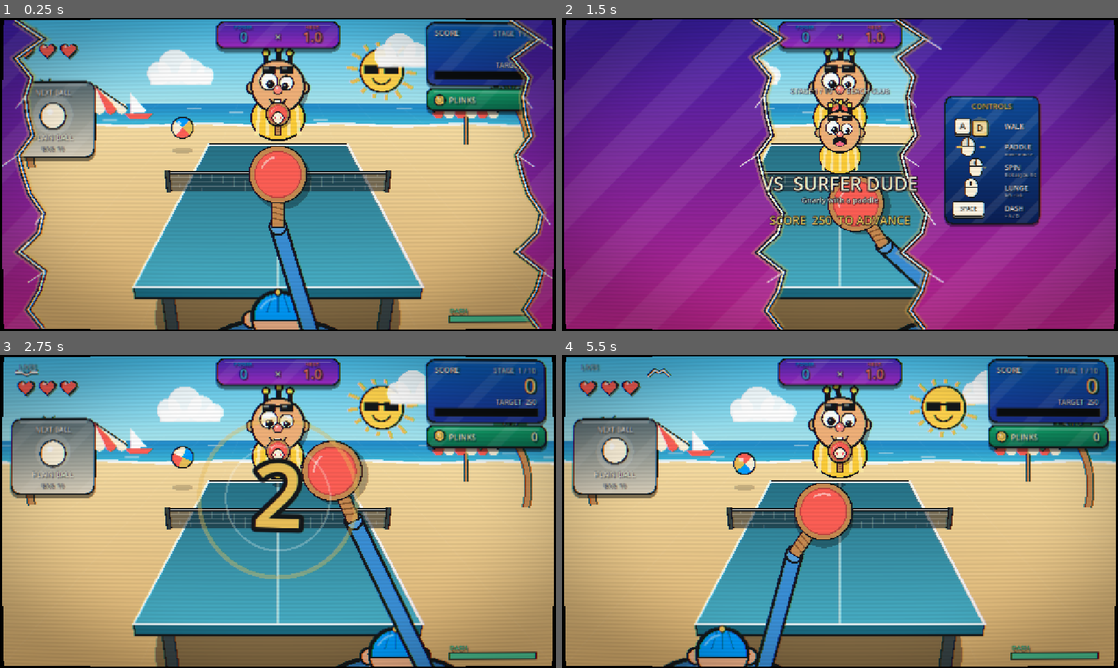
Above: before the commit, frames 1-4 (two rows, left to right).
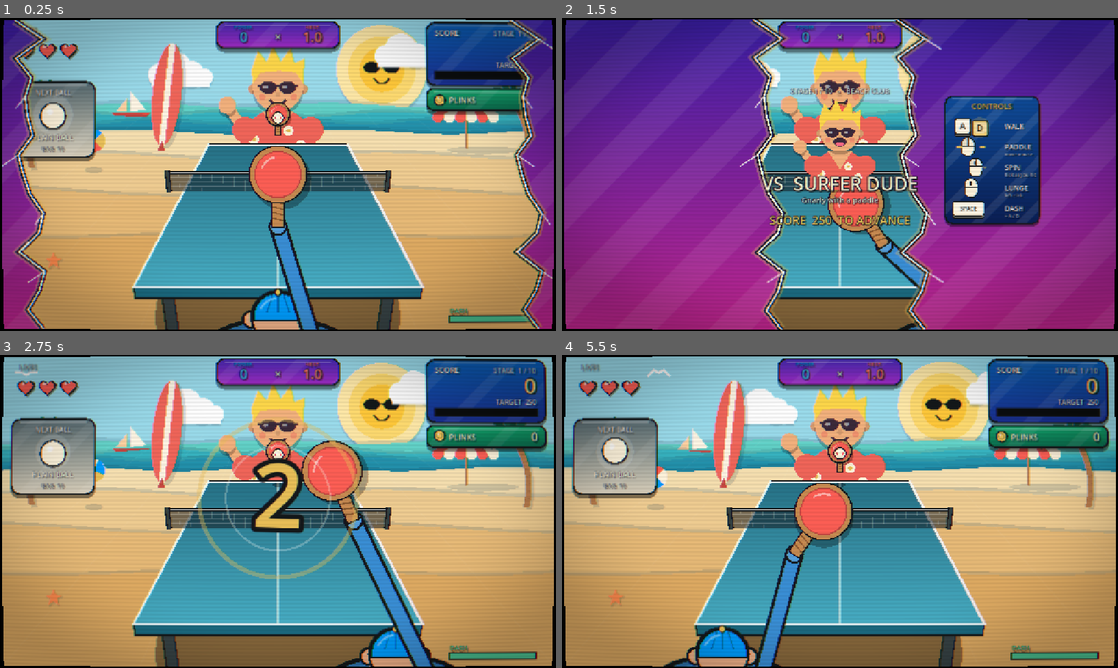
Above: after the commit, the same moments.

Repository: happsie/RoguePong
Game: Godot game, scene res://scenes/main.tscn
Same seed, same stepped clock (60 frames per second), same inputs: the game is played once before the commit and once after it.
Inputs (mouse positions are in pixels of both pictures, inside the frame that each line leads up to):
- Up to frame 1 (0.25 s): no input
- Up to frame 2 (1.5 s): tap Enter at 0.5, 0.6 s; move the mouse to (962, 158) at 0.52 s; hold D 0.53-1.25 s; click (962, 158) at 0.67 s; tap Space at 0.77, 1.07 s; drag from (728, 190) to (812, 237) at 1.27 s
- Up to frame 3 (2.75 s): move the mouse to (333, 442) at 2.02 s; hold D from 2.03 s (still down); tap Enter at 2.1 s
- Up to frame 4 (5.5 s): release D at 2.75 s; drag from (812, 574) to (673, 464) at 2.77 s; move the mouse to (1006, 558) at 3.52 s; hold A 3.53-4.25 s; tap Enter at 3.6, 5.1 s; tap Space at 3.77, 4.07 s; drag from (673, 464) to (756, 433) at 4.27 s; move the mouse to (867, 511) at 5.02 s; hold A from 5.03 s (still down); click (867, 511) at 5.17 s

The runs differ from the first frame. In frame 1, 23% of the frame differs, in the area x 3-95%, y 0-82%; in frame 2, 6.8%; in frame 3, 24%; in frame 4, 25%, in the area x 0-100%, y 0-82%.

Commit message:
Paper-cut art for the Beach Club and the Surfer Dude
Flat layered beach with soft shadows, and a new 'surfer' costume in Art.goof.

Co-Authored-By: Claude Sonnet 5.5 <noreply@anthropic.com>

Diff:
--- a/scripts/art.gd
+++ b/scripts/art.gd
@@ -150,6 +150,9 @@
 	var c := pos + Vector2(0, sin(t * 3.0 + pos.x) * 3.0)
 	var squash := 1.0 + sin(t * 6.0) * 0.03
 	var bc := c + Vector2(0, r * 1.25)
+	if acc == "surfer":
+		_surfer(ci, c, r, ch, look, mood, t)
+		return
 	if acc == "vampire":
 		var cape := PackedVector2Array([c + Vector2(-r * 1.55, r * 2.3), c + Vector2(-r * 0.95, r * 0.2), c + Vector2(r * 0.95, r * 0.2), c + Vector2(r * 1.55, r * 2.3)])
 		ci.draw_colored_polygon(cape, INK)
@@ -318,6 +321,74 @@
 		ci.draw_rect(Rect2(c.x - r * 0.66, c.y + r * 1.1, r * 1.32, r * 0.1), Color("c9d3e0"))
 
 
+static func _limb(ci: CanvasItem, a: Vector2, b: Vector2, w: float, col: Color) -> void:
+	ci.draw_line(a, b, col, w)
+	ci.draw_circle(a, w * 0.5, col)
+	ci.draw_circle(b, w * 0.5, col)
+
+
+## Paper-cut Surfer Dude: flat pieces with a soft shadow, no outlines, round mitten hands. `c` is the head
+## centre and `r` the head radius. The paddle arm is drawn by the world view, so only the waving arm is here.
+static func _surfer(ci: CanvasItem, c: Vector2, r: float, ch: Dictionary, look: Vector2, mood: float, t: float) -> void:
+	var skin: Color = ch.skin
+	var skin_dark := skin.darkened(0.12)
+	var shirt: Color = ch.shirt
+	var hair: Color = ch.hair
+	var shade := Color(0, 0, 0, 0.24)
+	var dark := Color("3b2a3a")
+	var sh := Vector2(0, r * 0.15)
+	# waving arm, plain round hand
+	var lh := c + Vector2(-r * 2.0, r * 0.65 + sin(t * 5.0) * r * 0.1)
+	_limb(ci, c + Vector2(-r * 1.3, r * 1.75) + sh, lh + sh, r * 0.4, shade)
+	_limb(ci, c + Vector2(-r * 1.3, r * 1.75), lh, r * 0.4, skin)
+	ci.draw_circle(lh + sh, r * 0.34, shade)
+	ci.draw_circle(lh, r * 0.34, skin)
+	# neck and torso
+	ci.draw_rect(Rect2(c.x - r * 0.28, c.y + r * 0.7, r * 0.56, r * 0.5), skin_dark)
+	var torso := PackedVector2Array([c + Vector2(-r * 1.55, r * 2.9), c + Vector2(-r * 1.4, r * 1.6), c + Vector2(-r * 0.6, r), c + Vector2(r * 0.6, r), c + Vector2(r * 1.4, r * 1.6), c + Vector2(r * 1.55, r * 2.9)])
+	var torso_sh := PackedVector2Array()
+	for p in torso:
+		torso_sh.append(p + sh)
+	ci.draw_colored_polygon(torso_sh, shade)
+	ci.draw_colored_polygon(torso, shirt)
+	ci.draw_colored_polygon(PackedVector2Array([c + Vector2(-r * 0.6, r), c + Vector2(r * 0.6, r), c + Vector2(0, r * 1.9)]), skin)
+	for f in [Vector2(-0.95, 2.1), Vector2(0.9, 2.3), Vector2(-0.35, 2.6), Vector2(0.4, 1.75)]:
+		ci.draw_circle(c + f * r, r * 0.2, CREAM)
+		ci.draw_circle(c + f * r, r * 0.08, GOLD)
+	ci.draw_circle(c + Vector2(-r * 1.3, r * 1.7), r * 0.5, shirt)
+	ci.draw_circle(c + Vector2(r * 1.3, r * 1.7), r * 0.5, shirt)
+	# ears and head
+	for s in [-1.0, 1.0]:
+		ci.draw_circle(c + Vector2(s * r * 0.97, r * 0.1), r * 0.2, skin_dark)
+	ci.draw_circle(c + sh, r, shade)
+	ci.draw_circle(c, r, skin)
+	# bleached swoosh of hair
+	var hp := PackedVector2Array()
+	for p in [Vector2(-1.0, -0.1), Vector2(-1.05, -0.65), Vector2(-0.8, -1.4), Vector2(-0.45, -0.95), Vector2(-0.2, -1.65), Vector2(0.1, -1.0), Vector2(0.5, -1.55), Vector2(0.65, -0.9), Vector2(1.05, -1.1), Vector2(1.0, -0.1), Vector2(0.7, -0.55), Vector2(0.05, -0.62), Vector2(-0.7, -0.55)]:
+		hp.append(c + p * r + Vector2(0, sin(t * 4.0 + p.x * 3.0) * r * 0.03 if p.y < -0.9 else 0.0))
+	ci.draw_colored_polygon(hp, hair)
+	# sunglasses: one bar, two lenses, glints that slide towards the ball
+	var d := (look - c).limit_length(80.0) / 80.0
+	ci.draw_line(c + Vector2(-r * 0.8, -r * 0.02), c + Vector2(r * 0.8, -r * 0.02), dark, r * 0.1)
+	for s in [-1.0, 1.0]:
+		var lens := c + Vector2(s * r * 0.38, r * 0.04)
+		ellipse(ci, lens, r * 0.33, r * 0.25, dark)
+		ellipse(ci, lens + Vector2(-r * 0.12, -r * 0.08) + d * r * 0.07, r * 0.1, r * 0.06, Color(1, 1, 1, 0.55))
+	# nose, cheeks and mouth
+	ci.draw_circle(c + Vector2(0, r * 0.33), r * 0.11, skin_dark)
+	for s in [-1.0, 1.0]:
+		ci.draw_circle(c + Vector2(s * r * 0.62, r * 0.42), r * 0.13, Color(0.94, 0.4, 0.35, 0.4))
+	var m := c + Vector2(0, r * 0.52)
+	if mood > 0.2:
+		ellipse(ci, m, r * 0.34, r * 0.22, dark)
+		ellipse(ci, m + Vector2(0, r * 0.1), r * 0.2, r * 0.1, Color("ff6b8a"))
+	elif mood < -0.2:
+		ellipse(ci, m + Vector2(0, r * 0.1), r * 0.18, r * 0.24 + sin(t * 30.0) * 2.0, dark)
+		ci.draw_circle(c + Vector2(r * 0.8, -r * 0.5), r * 0.1, BLUE.lightened(0.5))
+	else:
+		ci.draw_arc(c + Vector2(0, r * 0.38), r * 0.34, deg_to_rad(27), deg_to_rad(153), 12, dark, r * 0.09)
+
+
 ## Round character token. `flip` is the way it faces (+1 right, -1 left); `kind` 0 = headband, 1 = cap.
 static func token(ci: CanvasItem, pos: Vector2, r: float, col: Color, look: Vector2, mood: float, kind: int, flip: float, t: float) -> void:
 	var c := pos + Vector2(0, sin(t * 3.0 + pos.x) * 3.0)
--- a/scripts/roster.gd
+++ b/scripts/roster.gd
@@ -7,7 +7,7 @@
 const STAGES := [
 	{
 		"name": "Surfer Dude", "title": "Gnarly with a paddle", "setting": 0, "target": 250, "diff": 0.0,
-		"skin": Color("f2b27a"), "shirt": Color("ffcf3a"), "hair": Color("ffe14d"), "acc": "shades",
+		"skin": Color("f4b27e"), "shirt": Color("f2665a"), "hair": Color("ffd84a"), "acc": "surfer",
 	},
 	{
 		"name": "Lifeguard Larry", "title": "Rescues balls, not points", "setting": 0, "target": 500, "diff": 0.1, "boss": true,
--- a/scripts/scenery.gd
+++ b/scripts/scenery.gd
@@ -50,99 +50,159 @@
 
 
 # ---------------------------------------------------------------- beach club
+# Paper-cut style: flat shapes, no outlines, each layer casts a soft shadow on the one behind it.
+
+const PAPER_SKY := Color("9bdcec")
+const PAPER_SHADOW := Color(0.05, 0.2, 0.3, 0.16)
+
+
+static func _quad(a: Vector2, b: Vector2, c: Vector2, f: float) -> Vector2:
+	return a * (1.0 - f) * (1.0 - f) + b * 2.0 * (1.0 - f) * f + c * f * f
+
+
+## A wavy-topped paper band reaching the bottom of the screen, with a shadow cast up onto the layer behind.
+static func _layer(ci: CanvasItem, y: float, amp: float, wl: float, ph: float, col: Color) -> void:
+	var top := PackedVector2Array()
+	for i in 69:
+		var x := -40.0 + i * 20.0
+		top.append(Vector2(x, y + sin(x / wl + ph) * amp))
+	var shadow := PackedVector2Array()
+	for p in top:
+		shadow.append(p - Vector2(0, 7))
+	shadow.append(Vector2(1320, 770))
+	shadow.append(Vector2(-40, 770))
+	ci.draw_colored_polygon(shadow, PAPER_SHADOW)
+	top.append(Vector2(1320, 770))
+	top.append(Vector2(-40, 770))
+	ci.draw_colored_polygon(top, col)
+
+
+static func _paper_cloud(ci: CanvasItem, p: Vector2, s: float) -> void:
+	_cloud(ci, p + Vector2(0, 6), s, PAPER_SHADOW)
+	_cloud(ci, p, s, Color.WHITE)
+
 
 static func _beach(ci: CanvasItem, t: float) -> void:
-	grad(ci, -40, 250, Color("2fb4e9"), Color("c4f1f0"))
-	# a sun in sunglasses
-	var sun := Vector2(880, 120)
-	for i in 14:
-		var a := TAU * i / 14.0 + t * 0.3
-		var d := Vector2(cos(a), sin(a))
-		ci.draw_line(sun + d * 56.0, sun + d * (74.0 + sin(t * 3.0 + i) * 8.0), Art.GOLD, 8.0)
-	ci.draw_circle(sun, 52, Art.INK)
-	ci.draw_circle(sun, 48, Color("ffd34d"))
-	ci.draw_rect(Rect2(sun.x - 40, sun.y - 14, 34, 22), Art.INK)
-	ci.draw_rect(Rect2(sun.x + 6, sun.y - 14, 34, 22), Art.INK)
-	ci.draw_line(sun + Vector2(-8, -8), sun + Vector2(8, -8), Art.INK, 4.0)
-	ci.draw_arc(sun + Vector2(0, 10), 22.0, deg_to_rad(20), deg_to_rad(160), 12, Art.INK, 4.0)
-	_drift_clouds(ci, t, Color(1, 1, 1, 0.9), 70.0, 3)
-	# sea with a little sailboat
-	grad(ci, 196, 252, Color("1d86c9"), Color("45c3dd"))
+	ci.draw_rect(Rect2(-40, -40, 1360, 800), PAPER_SKY)
+	# a sun in sunglasses, made of paper rings
+	var sun := Vector2(880, 118)
+	var pulse := sin(t * 1.4) * 2.0
+	ci.draw_circle(sun + Vector2(0, 7), 104.0 + pulse, PAPER_SHADOW)
+	ci.draw_circle(sun, 104.0 + pulse, Color("ffe9a8"))
+	ci.draw_circle(sun, 78.0 + pulse * 0.6, Color("ffdb70"))
+	ci.draw_circle(sun, 52.0, Color("ffc83a"))
+	Art.ellipse(ci, sun + Vector2(-23, -5), 19.0, 13.0, Art.INK)
+	Art.ellipse(ci, sun + Vector2(23, -5), 19.0, 13.0, Art.INK)
+	ci.draw_rect(Rect2(sun.x - 6, sun.y - 9, 12, 4), Art.INK)
+	ci.draw_arc(sun + Vector2(0, 14), 18.0, deg_to_rad(20), deg_to_rad(160), 12, Art.INK, 4.0)
+	for k in 3:
+		var x := fposmod(t * (7.0 + k * 3.0) + k * 520.0, 1500.0) - 120.0
+		_paper_cloud(ci, Vector2(x, 70.0 + (k % 2) * 40.0 + h(k * 3.0) * 20.0), 0.95 + h(k + 1.0) * 0.5)
+	# the sea in three turquoise bands, with a little sailboat
+	_layer(ci, 200, 5, 70, t * 0.8, Color("62d2c8"))
 	var bob := sin(t * 1.5) * 3.0
-	ci.draw_colored_polygon(PackedVector2Array([Vector2(300, 218 + bob), Vector2(300, 170 + bob), Vector2(338, 214 + bob)]), Color.WHITE)
-	ci.draw_colored_polygon(PackedVector2Array([Vector2(286, 218 + bob), Vector2(352, 218 + bob), Vector2(340, 230 + bob), Vector2(298, 230 + bob)]), Art.RED)
-	for i in 16:
-		var x := fposmod(i * 97.0 + t * 20.0, 1400.0) - 60.0
-		var y := 208.0 + (i % 5) * 9.0
-		ci.draw_line(Vector2(x, y), Vector2(x + 34, y), Color(1, 1, 1, 0.45), 3.0)
-	# sand with a foamy edge
-	grad(ci, 246, 760, Color("f6dca2"), Color("d6aa68"))
-	var foam := PackedVector2Array()
-	for i in 41:
-		foam.append(Vector2(-40 + i * 34.0, 246.0 + sin(t * 2.0 + i * 0.7) * 3.0))
-	ci.draw_polyline(foam, Color(1, 1, 1, 0.9), 6.0)
-	# deckchair umbrella and a bouncing beach ball
-	_umbrella(ci, Vector2(215, 280), t)
-	_umbrella(ci, Vector2(1075, 290), t + 2.0)
-	_beach_ball(ci, Vector2(420, 300 - absf(sin(t * 3.0)) * 70.0), t)
+	ci.draw_colored_polygon(PackedVector2Array([Vector2(300, 214 + bob), Vector2(300, 166 + bob), Vector2(336, 210 + bob)]), Color("fff6e5"))
+	ci.draw_colored_polygon(PackedVector2Array([Vector2(292, 214 + bob), Vector2(266, 214 + bob), Vector2(292, 182 + bob)]), Color("ffd2a0"))
+	ci.draw_colored_polygon(PackedVector2Array([Vector2(256, 216 + bob), Vector2(346, 216 + bob), Vector2(334, 229 + bob), Vector2(268, 229 + bob)]), Color("e5483e"))
+	_layer(ci, 222, 6, 60, t * 1.0 + 2.0, Color("37b3c0"))
+	_layer(ci, 240, 5, 52, t * 1.2 + 4.0, Color("2392ad"))
+	# sand in four warm bands
+	_layer(ci, 262, 5, 80, t * 0.6 + 1.0, Color("f7e0b0"))
+	_layer(ci, 318, 8, 110, 3.0, Color("f0cd92"))
+	_layer(ci, 400, 10, 140, 5.0, Color("e8bb78"))
+	_layer(ci, 500, 8, 160, 1.0, Color("dfab63"))
+	_surfboard(ci, Vector2(372, 292))
+	_umbrella(ci, Vector2(1075, 300), t)
 	_palm(ci, Vector2(70, 345), 1.0, t, 0.62)
 	_palm(ci, Vector2(1215, 350), -1.0, t + 1.0, 0.62)
+	_starfish(ci, Vector2(120, 560))
+	_beach_ball(ci, Vector2(215, 330 - absf(sin(t * 3.0)) * 70.0), t)
 	# seagull
 	var gx := fposmod(t * 60.0, 1500.0) - 110.0
 	var gy := 52.0 + sin(t * 2.0) * 14.0
 	var w := sin(t * 10.0) * 9.0
-	var wing := PackedVector2Array([Vector2(gx - 26, gy - w), Vector2(gx - 11, gy - 6), Vector2(gx, gy), Vector2(gx + 11, gy - 6), Vector2(gx + 26, gy - w)])
-	ci.draw_polyline(wing, Art.INK, 8.0)
-	ci.draw_polyline(wing, Color.WHITE, 4.0)
+	ci.draw_polyline(PackedVector2Array([Vector2(gx - 26, gy - w), Vector2(gx - 11, gy - 6), Vector2(gx, gy), Vector2(gx + 11, gy - 6), Vector2(gx + 26, gy - w)]), Color.WHITE, 5.0)
+
+
+## A surfboard stuck upright in the sand; `base` is where the tip meets the sand.
+static func _surfboard(ci: CanvasItem, base: Vector2) -> void:
+	ci.draw_set_transform(base + Vector2(8, 6), 0.1, Vector2.ONE)
+	Art.ellipse(ci, Vector2(0, -118), 34.0, 120.0, PAPER_SHADOW)
+	ci.draw_set_transform(base, 0.1, Vector2.ONE)
+	Art.ellipse(ci, Vector2(0, -118), 34.0, 120.0, Color("f2665a"))
+	ci.draw_rect(Rect2(-7, -236, 14, 236), Color("fff6e5"))
+	ci.draw_colored_polygon(PackedVector2Array([Vector2(0, -10), Vector2(-9, 14), Vector2(9, 14)]), Color("c94a40"))
+	ci.draw_set_transform(Vector2.ZERO, 0.0, Vector2.ONE)
+
+
+static func _starfish(ci: CanvasItem, p: Vector2) -> void:
+	var pts := PackedVector2Array()
+	for i in 10:
+		var a := -PI * 0.5 + i * PI / 5.0
+		pts.append(p + Vector2(cos(a), sin(a)) * (9.0 if i % 2 == 1 else 22.0))
+	var shadow := PackedVector2Array()
+	for q in pts:
+		shadow.append(q + Vector2(3, 4))
+	ci.draw_colored_polygon(shadow, PAPER_SHADOW)
+	ci.draw_colored_polygon(pts, Color("ff8a4d"))
 
 
 static func _umbrella(ci: CanvasItem, base: Vector2, t: float) -> void:
 	var sway := sin(t * 1.2) * 2.0
 	var top := base + Vector2(sway, -118)
-	ci.draw_line(base, top, Art.INK, 9.0)
-	ci.draw_line(base, top, Art.WOOD, 5.0)
+	Art.ellipse(ci, base + Vector2(40, 4), 84.0, 9.0, PAPER_SHADOW)
+	ci.draw_line(base, top, Color("b97c4c"), 6.0)
 	for i in 6:
 		var x0 := base.x - 78.0 + i * 26.0
-		var tri := PackedVector2Array([top + Vector2(0, -8), Vector2(x0, top.y + 46), Vector2(x0 + 26, top.y + 46)])
-		ci.draw_colored_polygon(tri, Art.RED if i % 2 == 0 else Art.CREAM)
-		ci.draw_circle(Vector2(x0 + 13, top.y + 46), 13.0, Art.RED if i % 2 == 0 else Art.CREAM)
-	ci.draw_polyline(PackedVector2Array([Vector2(base.x - 78, top.y + 46), top + Vector2(0, -8), Vector2(base.x + 78, top.y + 46)]), Art.INK, 3.0)
+		var col := Art.RED if i % 2 == 0 else Art.CREAM
+		ci.draw_colored_polygon(PackedVector2Array([top + Vector2(0, -8), Vector2(x0, top.y + 46), Vector2(x0 + 26, top.y + 46)]), col)
+		ci.draw_circle(Vector2(x0 + 13, top.y + 46), 13.0, col)
 
 
 static func _beach_ball(ci: CanvasItem, p: Vector2, t: float) -> void:
 	var cols := [Art.RED, Art.CREAM, Art.BLUE, Art.GOLD]
-	ci.draw_circle(p, 26.0, Art.INK)
+	Art.ellipse(ci, Vector2(p.x, 350), 24.0 - (350.0 - p.y) * 0.04, 7.0, PAPER_SHADOW)
+	ci.draw_circle(p, 26.0, Art.CREAM)
 	for i in 4:
 		var a0 := t * 3.0 + i * PI * 0.5
 		var pts := PackedVector2Array([p])
 		for k in 7:
 			var a := a0 + k * PI * 0.5 / 6.0
-			pts.append(p + Vector2(cos(a), sin(a)) * 23.0)
+			pts.append(p + Vector2(cos(a), sin(a)) * 26.0)
 		ci.draw_colored_polygon(pts, cols[i])
-	ci.draw_circle(p + Vector2(-8, -9), 5.0, Color(1, 1, 1, 0.7))
-	Art.ellipse(ci, Vector2(p.x, 305), 24.0, 7.0, Color(0, 0, 0, 0.18))
 
 
 static func _palm(ci: CanvasItem, base: Vector2, dir: float, t: float, s: float) -> void:
 	var ctrl := base + Vector2(-dir * 34.0 * s, -150.0 * s)
 	var top := base + Vector2(dir * 56.0 * s, -270.0 * s)
 	var trunk := PackedVector2Array()
+	var shadow := PackedVector2Array()
 	for i in 11:
 		var f := i / 10.0
-		trunk.append(base * (1.0 - f) * (1.0 - f) + ctrl * 2.0 * (1.0 - f) * f + top * f * f)
-	ci.draw_polyline(trunk, Art.INK, 30.0 * s)
-	ci.draw_polyline(trunk, Art.WOOD, 22.0 * s)
+		var p := _quad(base, ctrl, top, f)
+		trunk.append(p)
+		shadow.append(p + Vector2(7, 5))
+	ci.draw_polyline(shadow, PAPER_SHADOW, 22.0 * s)
+	ci.draw_polyline(trunk, Color("b97c4c"), 22.0 * s)
+	for i in range(1, 10):
+		ci.draw_line(trunk[i] + Vector2(-11, 2) * s, trunk[i] + Vector2(11, -3) * s, Color("a06a3e"), 2.5 * s)
 	for k in 8:
 		var a := deg_to_rad(-175.0 + k * 24.0) + sin(t * 1.6 + k) * 0.07
-		var fr := PackedVector2Array()
-		for j in 6:
-			var f := j / 5.0
-			fr.append(top + Vector2(cos(a), sin(a)) * 120.0 * s * f + Vector2(0, f * f * 62.0 * s))
-		ci.draw_polyline(fr, Art.INK, 17.0 * s)
-		ci.draw_polyline(fr, Art.GREEN.darkened(0.1 + (k % 2) * 0.15), 11.0 * s)
-	for o in [Vector2(-9, 10), Vector2(9, 12)]:
-		ci.draw_circle(top + o * s, 9.0 * s, Art.INK)
-		ci.draw_circle(top + o * s, 6.5 * s, Art.WOOD_DARK)
+		var tip := top + Vector2(cos(a), sin(a)) * 125.0 * s + Vector2(0, 62.0 * s)
+		var mid := (top + tip) * 0.5 + Vector2(0, -22.0 * s)
+		var perp := Vector2(-sin(a), cos(a)) * 22.0 * s
+		var leaf := PackedVector2Array()
+		for j in 9:
+			leaf.append(_quad(top, mid + perp, tip, j / 8.0))
+		for j in range(7, 0, -1):
+			leaf.append(_quad(top, mid - perp, tip, j / 8.0))
+		var off := PackedVector2Array()
+		for q in leaf:
+			off.append(q + Vector2(5, 6))
+		ci.draw_colored_polygon(off, PAPER_SHADOW)
+		ci.draw_colored_polygon(leaf, Color("2f9c78") if k % 2 == 1 else Color("1f7a5e"))
+	for o in [Vector2(-9, 10), Vector2(9, 12), Vector2(0, 18)]:
+		ci.draw_circle(top + o * s, 9.0 * s, Color("7a4a2a"))
 
 
 # ---------------------------------------------------------------- mount everest
